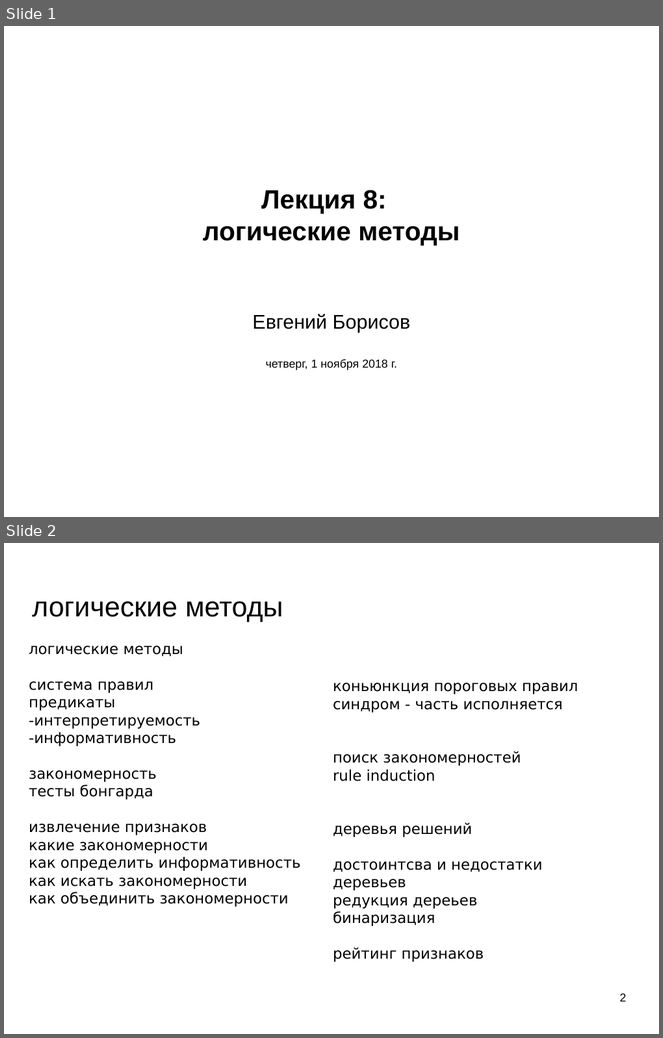
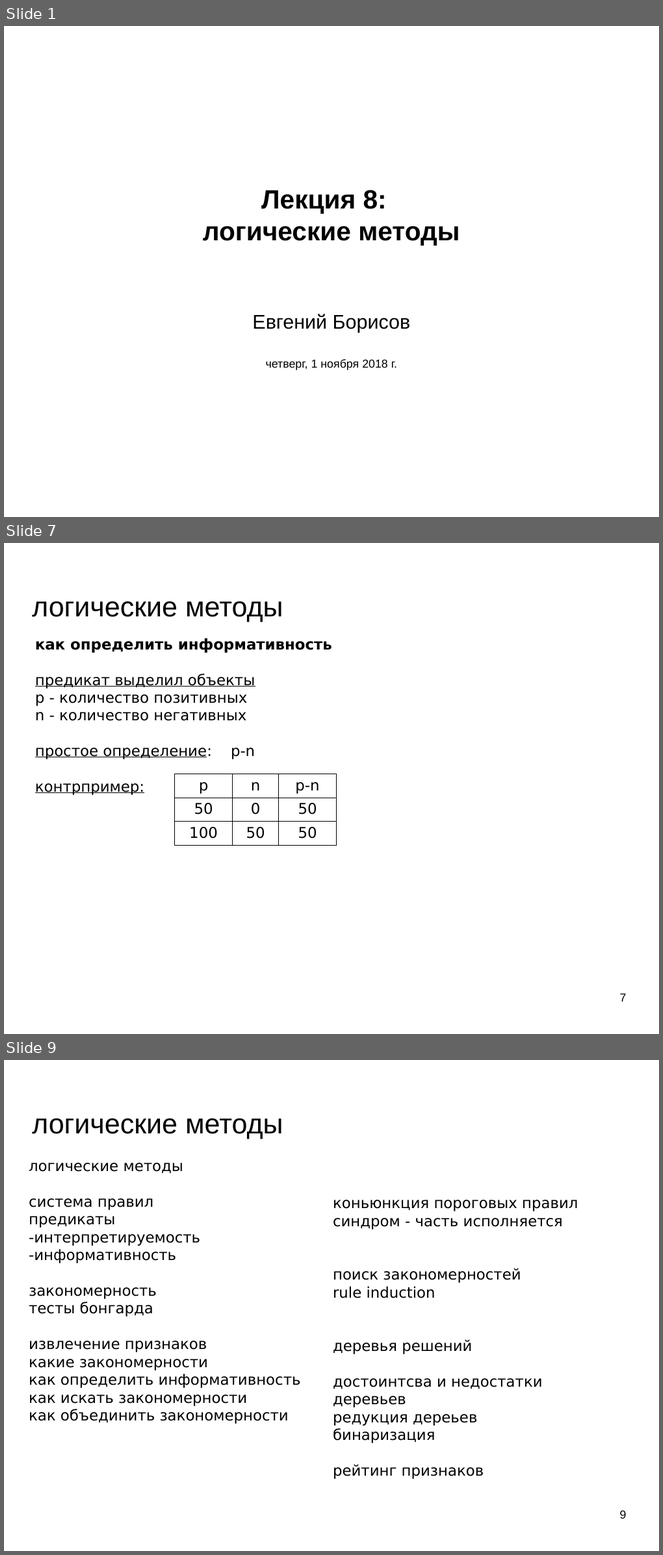
Before and after one commit to mechanoid5/ml_lectorium_legacy, a slide deck: 08-logical.odp. Shown one above the other, each under a label of ours: slides 1 and 2 before the commit, slides 1, 7 and 9 after it; the slides between them are not shown. The pictures are 663x1038 and 663x1555 pixels, drawn with LibreOffice and Linux fonts; fonts in the diff are those of the drawing; background and template pictures are left out. Boxes give left, top, right and bottom in pixels: in the first picture for what was removed or moved away, otherwise in the second. Text is boxed around its words. In the diff, an @@ line names an element or a change of style, - is before the commit and + after.

```diff
--- a/08-logical.odp
+++ b/08-logical.odp
@@ slide 7 added at (4, 543, 659, 1034), background picture (left out) @@
@@ title added at (32, 601, 283, 622), 33.9 pt, text #000000 @@
+логические методы
@@ text added at (35, 638, 332, 795), 18 pt, text #000000 @@
+как определить информативность
+предикат выделил объекты
+p - количество позитивных
+n - количество негативных
+простое определение: p-n
+контрпример:
@@ table added at (175, 774, 336, 845), 3 rows, 3 columns @@
+p | n | p-n
+50 | 0 | 50
+100 | 50 | 50
@@ page number added at (620, 993, 627, 1002), 14 pt, text #000000 @@
+7
@@ what was slide 2 is now slide 9 @@
@@ page number at (620, 1510, 627, 1519): text changed @@
-2
+9
```
Also in this commit, not shown: 6 other slides added, 2 other files.
